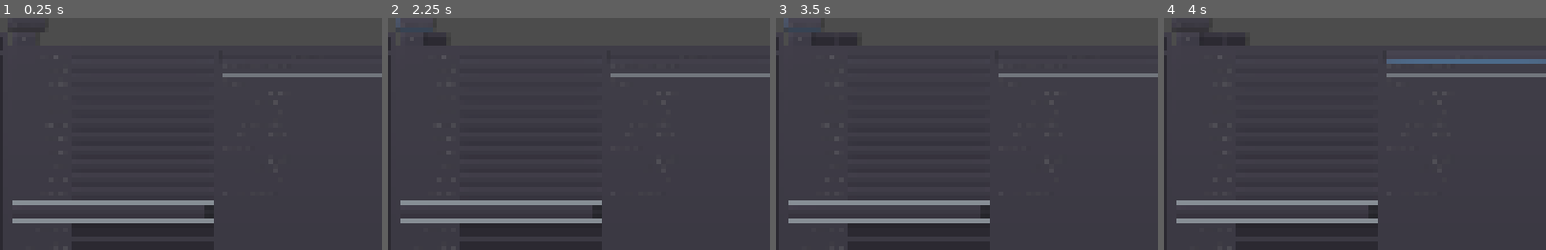
Above: before the commit, frames 1-4 (left to right).
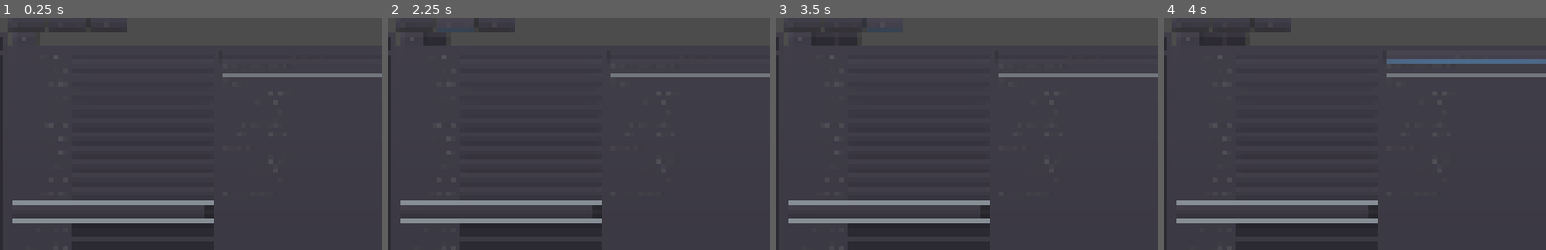
Above: after the commit, the same moments.

Repository: Hirmuolio/runescape-equipment-tool
Game: Godot game, scene res://main.tscn
Two runs of this game, one before a commit and one after it. Both use one fixed random seed, a clock stepped at 60 frames per second and the inputs below.
Inputs (mouse positions are % of the whole screen's width and height, from its top left):
- Up to frame 1 (0.25 s): no input
- Up to frame 2 (2.25 s): click (15, 5) at 0.52 s; type "12" at 0.6 s; click (44, 8) at 1.27 s; click "New set" (after the commit: "Save set") at 2 s
- Up to frame 3 (3.5 s): click "New set" (after the commit: "Load set") at 2.75 s
- Up to frame 4 (4 s): click "Simulate" at 3.5 s
The pictures show only the part of the screen within x 25-75%, y 0-50%; the shares and areas given below are measured in that part.

The runs differ from the first frame. In frame 1, 0.4% of the frame differs, in the area x 14-32%, y 0-7%; in frame 2, 0.4%, in the area x 2-32%, y 0-7%; in frame 3, 0.4%; in frame 4, 0.4%.

Commit message:
load/save buttons

Diff:
--- a/main.tscn
+++ b/main.tscn
@@ -49,6 +49,18 @@
 margin_bottom = 20.0
 text = "New set"
 
+[node name="save_set" type="Button" parent="HBoxContainer/VBoxContainer/HBoxContainer"]
+margin_left = 68.0
+margin_right = 133.0
+margin_bottom = 20.0
+text = "Save set"
+
+[node name="load_set" type="Button" parent="HBoxContainer/VBoxContainer/HBoxContainer"]
+margin_left = 137.0
+margin_right = 203.0
+margin_bottom = 20.0
+text = "Load set"
+
 [node name="setups" type="TabContainer" parent="HBoxContainer/VBoxContainer"]
 margin_top = 24.0
 margin_right = 979.0
@@ -69,3 +81,5 @@
 [connection signal="item_selected" from="HBoxContainer/TabContainer/monster" to="HBoxContainer/VBoxContainer/setups" method="_on_monster_item_selected"]
 [connection signal="prayer_selected" from="HBoxContainer/TabContainer/prayers" to="HBoxContainer/VBoxContainer/setups" method="_on_prayer_list_prayer_selected"]
 [connection signal="pressed" from="HBoxContainer/VBoxContainer/HBoxContainer/new_setup" to="HBoxContainer/VBoxContainer/setups" method="_on_new_setup_pressed"]
+[connection signal="pressed" from="HBoxContainer/VBoxContainer/HBoxContainer/save_set" to="HBoxContainer/VBoxContainer/setups" method="_on_new_setup_pressed"]
+[connection signal="pressed" from="HBoxContainer/VBoxContainer/HBoxContainer/load_set" to="HBoxContainer/VBoxContainer/setups" method="_on_new_setup_pressed"]
